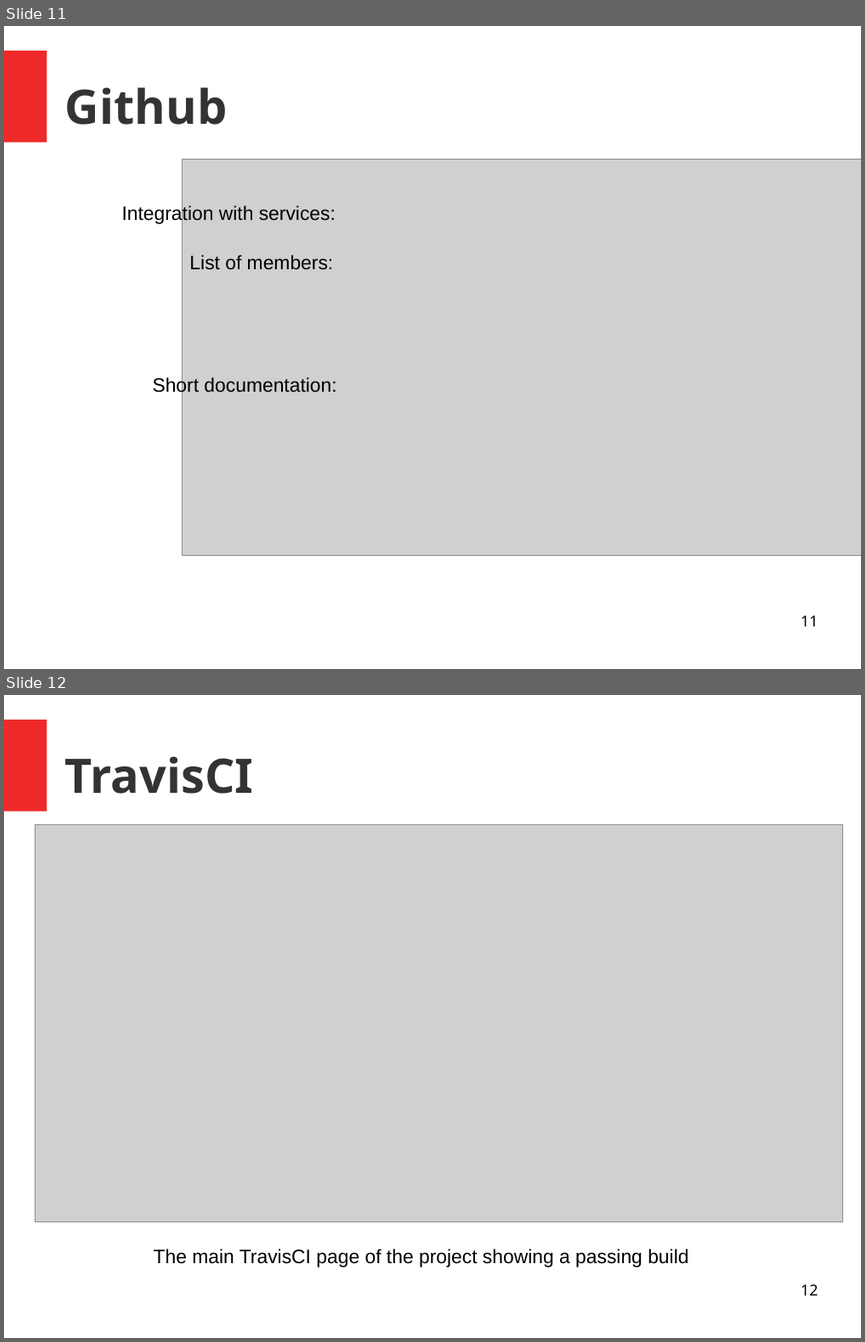
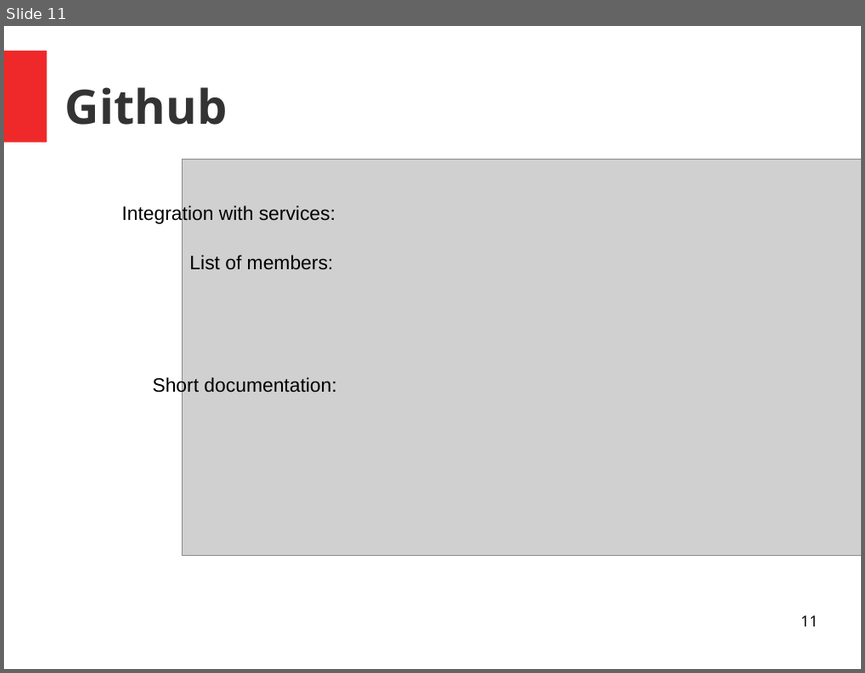
Before and after one commit to unige-pinfo-2019/PInfo3, a slide deck: Docs/Presentations/pres2.odp. Shown one above the other, each under a label of ours: slides 11 and 12 before the commit, slide 11 after it. The pictures are 865x1342 and 865x673 pixels, drawn with LibreOffice and Linux fonts; fonts in the diff are those of the drawing; grey boxes stand for pictures. Boxes give left, top, right and bottom in pixels: in the first picture for what was removed or moved away, otherwise in the second. Text is boxed around its words. In the diff, an @@ line names an element or a change of style, - is before the commit and + after.

```diff
--- a/Docs/Presentations/pres2.odp
+++ b/Docs/Presentations/pres2.odp
@@ slide 12 removed at (x1=4, y1=695, x2=861, y2=1338), background #FFFFFF; not listed: 1 template element that a slide beside it also shows @@
@@ title removed at (x1=65, y1=756, x2=254, y2=794) @@
-TravisCI
@@ picture removed at (x1=35, y1=825, x2=843, y2=1221) @@
@@ text removed at (x1=154, y1=1248, x2=688, y2=1267) @@
-The main TravisCI page of the project showing a passing build
@@ page number removed at (x1=800, y1=1284, x2=817, y2=1295) @@
-12
```
Also in this commit, not shown: 3 slides changed, 5 slides added, 6 other slides removed, 1 other file.
